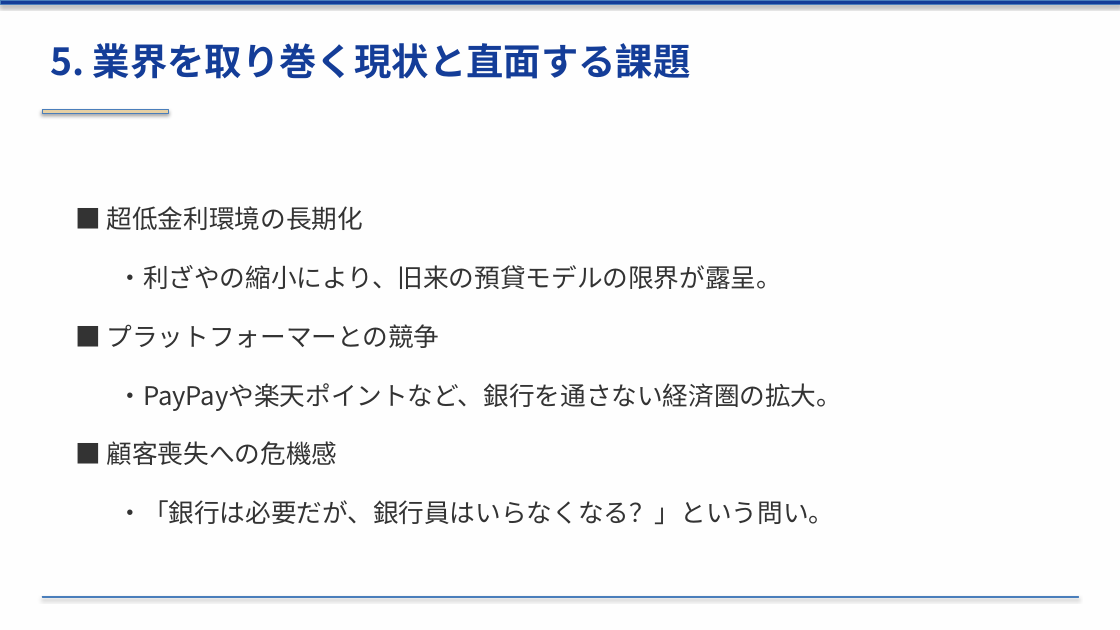
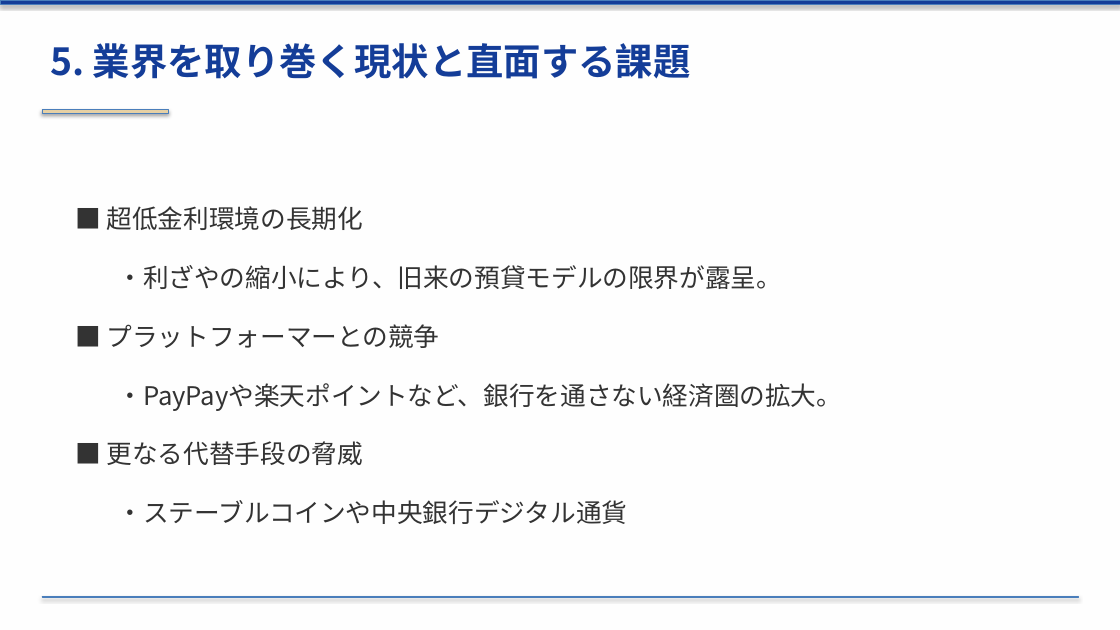
Before and after one commit to xilicrysta/bank-pptx, a slide deck: slide 16 of bank_industry_presentation.pptx. Drawn at 1120x630 pixels with LibreOffice and Linux fonts; fonts in the diff are those of the drawing. Boxes give left, top, right and bottom in pixels: in the first picture for what was removed or moved away, otherwise in the second. Text is boxed around its words. In the diff, an @@ line names an element or a change of style, - is before the commit and + after.

```diff
--- a/bank_industry_presentation.pptx
+++ b/bank_industry_presentation.pptx
@@ text at box(107, 441, 627, 524): text changed @@
-■ 顧客喪失への危機感
-  ・「銀行は必要だが、銀行員はいらなくなる？」という問い。
+■ 更なる代替手段の脅威
+  ・ステーブルコインや中央銀行デジタル通貨
```
Also in this commit, not shown: 1 other file.
